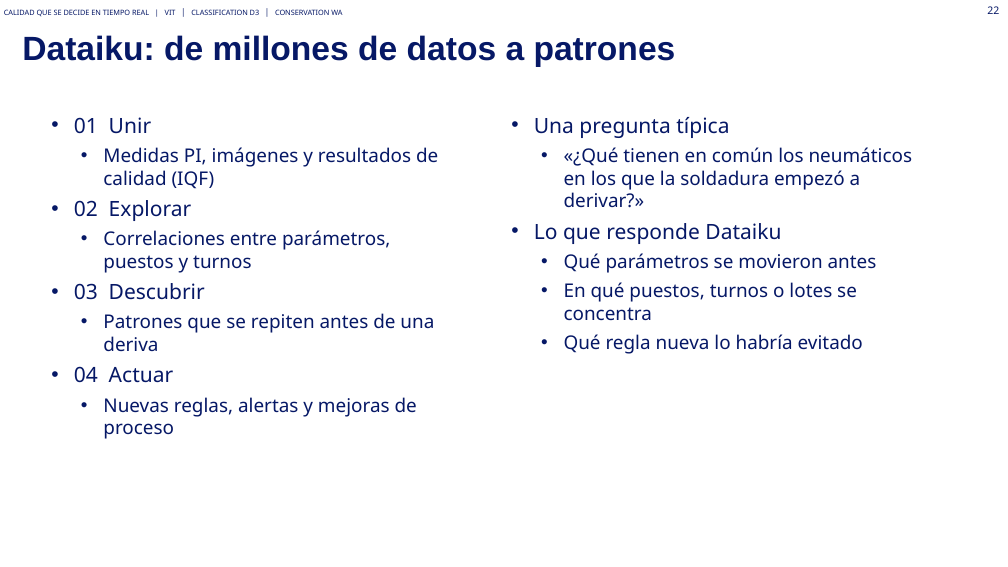
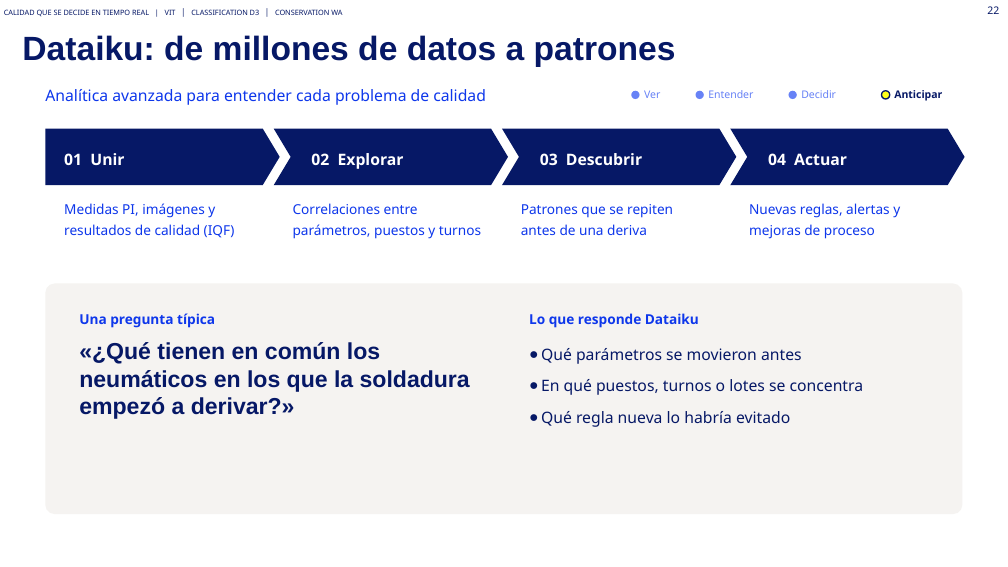
Before and after one commit to Asierenux/blank-app, a slide deck: slide 22 of presentaciones/Michelin_Hyundai_Fabricacion_Digital_ES_plantilla2026.pptx. Drawn at 1008x567 pixels with LibreOffice and Linux fonts; fonts in the diff are those of the drawing. Boxes give left, top, right and bottom in pixels: in the first picture for what was removed or moved away, otherwise in the second. Text is boxed around its words. In the diff, an @@ line names an element or a change of style, - is before the commit and + after.

```diff
--- a/presentaciones/Michelin_Hyundai_Fabricacion_Digital_ES_plantilla2026.pptx
+++ b/presentaciones/Michelin_Hyundai_Fabricacion_Digital_ES_plantilla2026.pptx
@@ text added at [45,89,486,105], 15 pt, text #0E37EB @@
+Analítica avanzada para entender cada problema de calidad
@@ text removed at [74,117,438,439] @@
-• 01 Unir
-  • Medidas PI, imágenes y resultados de calidad (IQF)
-• 02 Explorar
-  • Correlaciones entre parámetros, puestos y turnos
-• 03 Descubrir
-  • Patrones que se repiten antes de una deriva
-• 04 Actuar
-  • Nuevas reglas, alertas y mejoras de proceso
@@ text removed at [534,117,913,354] @@
-• Una pregunta típica
-  • «¿Qué tienen en común los neumáticos en los que la soldadura empezó a derivar?»
-• Lo que responde Dataiku
-  • Qué parámetros se movieron antes
-  • En qué puestos, turnos o lotes se concentra
-  • Qué regla nueva lo habría evitado
@@ ellipse added at [631,91,640,99], fill #6782F6 @@
@@ text added at [644,90,660,98], 10 pt, text #6782F6 @@
+Ver
@@ ellipse added at [696,91,704,99], fill #6782F6 @@
@@ text added at [708,90,753,98], 10 pt, text #6782F6 @@
+Entender
@@ ellipse added at [789,91,797,99], fill #6782F6 @@
@@ text added at [801,90,836,98], 10 pt, text #6782F6 @@
+Decidir
@@ ellipse added at [882,91,890,99], fill #FFFF1A, outline #061866 1.25 pt @@
@@ text added at [894,90,942,101], 10 pt, text #061866, bold @@
+Anticipar
@@ pentagon arrow added at [45,129,280,185], fill #061866 @@
@@ chevron added at [274,129,508,185], fill #061866 @@
@@ chevron added at [502,129,737,185], fill #061866 @@
@@ chevron added at [730,129,965,185], fill #061866 @@
@@ text added at [64,153,124,165], 15 pt, text #FFFFFF, bold @@
+01 Unir
@@ text added at [311,153,404,169], 15 pt, text #FFFFFF, bold @@
+02 Explorar
@@ text added at [540,153,642,165], 15 pt, text #FFFFFF, bold @@
+03 Descubrir
@@ text added at [768,153,847,165], 15 pt, text #FFFFFF, bold @@
+04 Actuar
@@ text added at [64,203,235,238], 13 pt, text #0E37EB @@
+Medidas PI, imágenes y resultados de calidad (IQF)
@@ text added at [293,203,481,239], 13 pt, text #0E37EB @@
+Correlaciones entre parámetros, puestos y turnos
@@ text added at [521,204,673,235], 13 pt, text #0E37EB @@
+Patrones que se repiten antes de una deriva
@@ text added at [749,203,900,239], 13 pt, text #0E37EB @@
+Nuevas reglas, alertas y mejoras de proceso
@@ rounded rectangle added at [45,284,963,514], fill #F5F3F1 @@
@@ text added at [79,313,215,328], 13 pt, text #0E37EB, bold @@
+Una pregunta típica
@@ text added at [529,313,699,328], 13 pt, text #0E37EB, bold @@
+Lo que responde Dataiku
@@ text added at [79,342,470,419], 22 pt, text #061866, bold @@
+«¿Qué tienen en común los neumáticos en los que la soldadura empezó a derivar?»
@@ text added at [541,348,864,427], 15 pt, text #061866 @@
+● Qué parámetros se movieron antes
+● En qué puestos, turnos o lotes se concentra
+● Qué regla nueva lo habría evitado
```
Also in this commit, not shown: 25 other slides changed, 1 other file.
